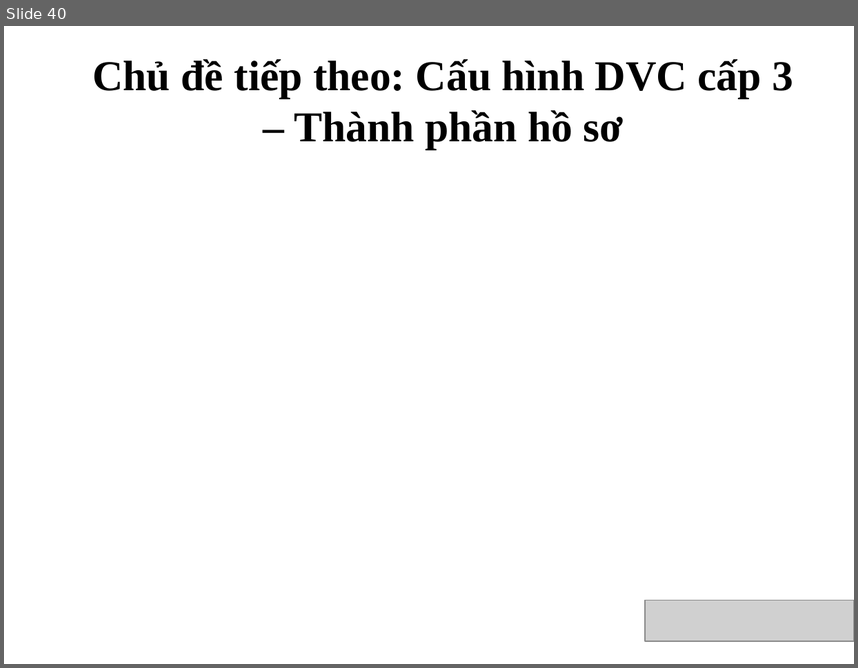
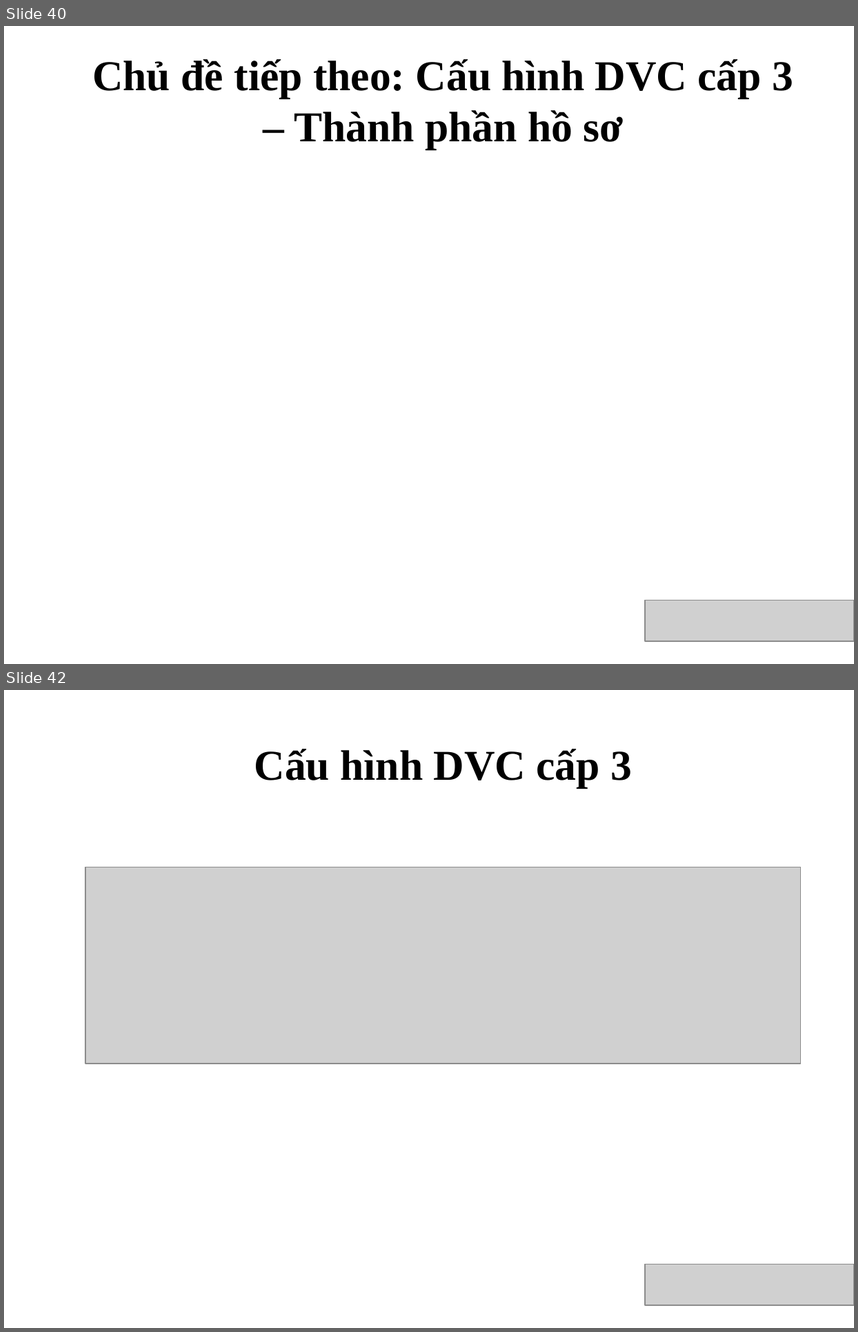
Before and after one commit to VietOpenCPS/training, a slide deck: 082016_Conference_OpenCPS_details.pptx. Shown one above the other, each under a label of ours: slide 40 before the commit, slides 40 and 42 after it; the slides between them are not shown. The pictures are 858x668 and 858x1332 pixels, drawn with LibreOffice and Linux fonts; fonts in the diff are those of the drawing; grey boxes stand for pictures; background and template pictures are left out. Boxes give left, top, right and bottom in pixels: in the first picture for what was removed or moved away, otherwise in the second. Text is boxed around its words. In the diff, an @@ line names an element or a change of style, - is before the commit and + after.

```diff
--- a/082016_Conference_OpenCPS_details.pptx
+++ b/082016_Conference_OpenCPS_details.pptx
@@ slide 42 added at [4, 690, 854, 1328], background picture (left out) @@
@@ text added at [254, 749, 632, 788], 36 pt, text #000000, bold @@
+Cấu hình DVC cấp 3
@@ picture added at [85, 867, 800, 1063] @@
@@ picture added at [645, 1264, 854, 1305] @@
```
Also in this commit, not shown: 20 other slides added.
